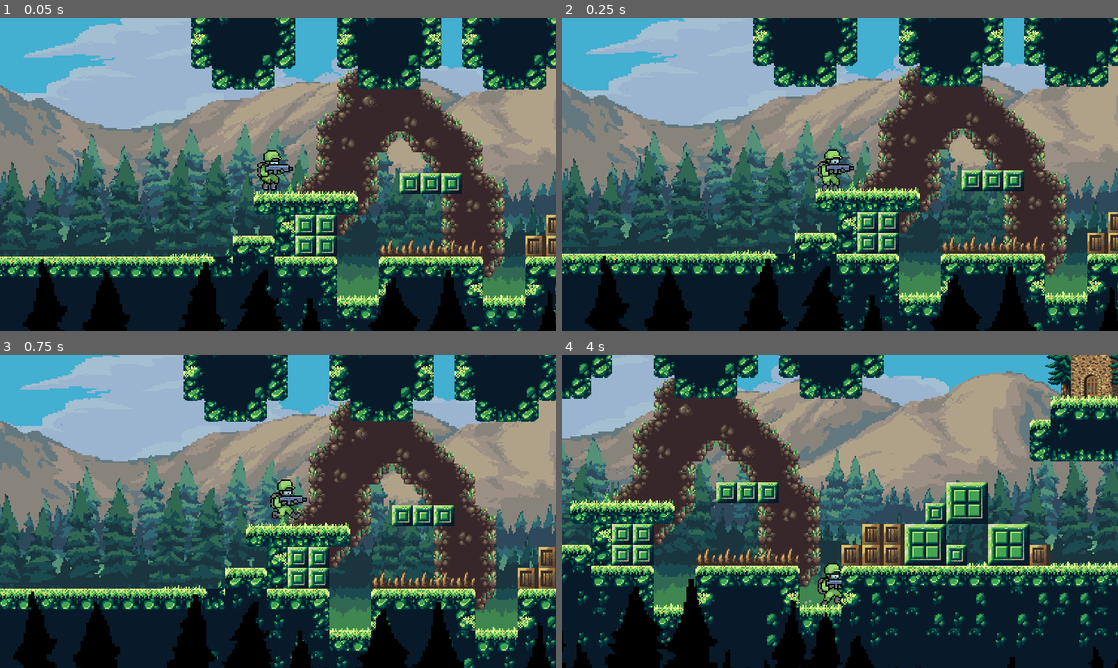
Above: before the commit, frames 1-4 (two rows, left to right).
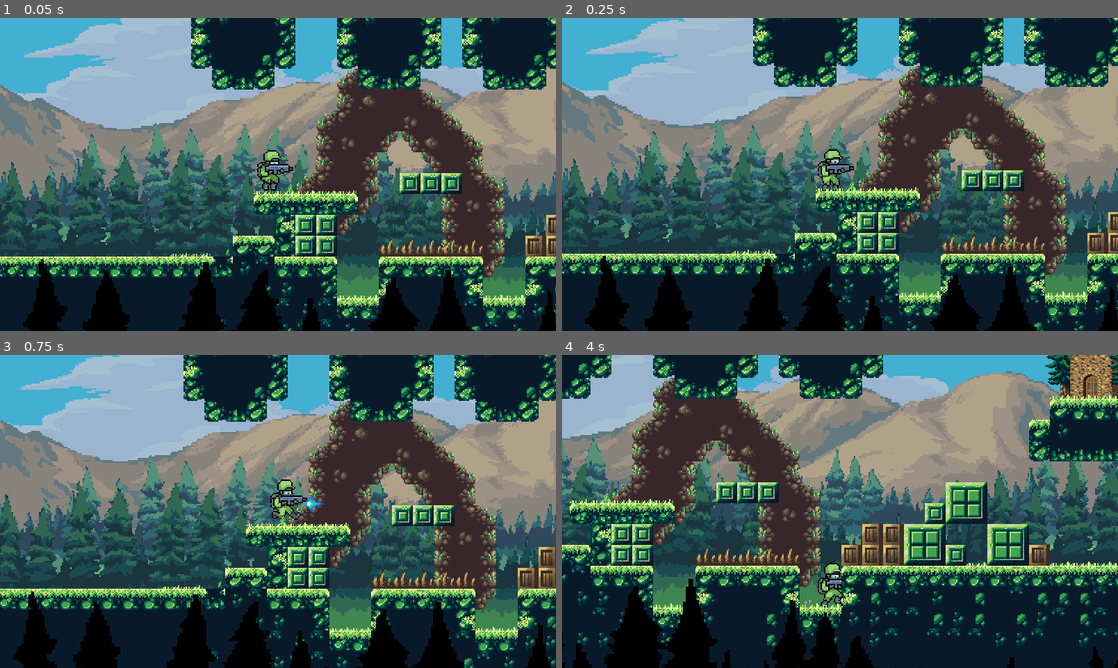
Above: after the commit, the same moments.

Repository: Giant-T/Astral-Souls
Game: Godot game, scene res://scenes/Tableaux_1.tscn
The game is run twice, just before and just after one commit, with the same random seed, the same clock (stepped at 60 frames per second) and the same inputs. The project has no main scene, so this scene is started directly.
Inputs:
- Up to frame 1 (0.05 s): no input
- Up to frame 2 (0.25 s): no input
- Up to frame 3 (0.75 s): tap Enter (ui_accept) at 0.5 s; hold D (droite) from 0.53 s (still down); hold J (tirer, bound only after the commit) from 0.53 s (still down)
- Up to frame 4 (4 s): tap Enter (ui_accept) at 0.77, 1.52, 3.02, 3.77 s; release J (tirer, bound only after the commit) at 1.28 s; tap J (tirer, bound only after the commit) at 1.35, 2.85 s; release D (droite) at 2.03 s; hold A (gauche) 2.03-2.78 s; hold J (tirer, bound only after the commit) 2.03-2.78 s; hold D (droite) from 2.78 s (still down); hold J (tirer, bound only after the commit) from 3.53 s (still down)

Frame 1 is identical in both runs. In frame 2, 0.1% of the frame differs, in the area x 0-96%, y 5-73%; in frame 3, 1.1%; in frame 4, 5.9%, in the area x 0-100%, y 0-100%.

Commit message:
Ajout tir basique(degueu)/Correction collision tilemap

Diff:
--- a/project.godot
+++ b/project.godot
@@ -59,6 +59,11 @@
 , Object(InputEventKey,"resource_local_to_scene":false,"resource_name":"","device":0,"alt":false,"shift":false,"control":false,"meta":false,"command":false,"pressed":false,"scancode":16777233,"unicode":0,"echo":false,"script":null)
  ]
 }
+tirer={
+"deadzone": 0.5,
+"events": [ Object(InputEventKey,"resource_local_to_scene":false,"resource_name":"","device":0,"alt":false,"shift":false,"control":false,"meta":false,"command":false,"pressed":false,"scancode":74,"unicode":0,"echo":false,"script":null)
+ ]
+}
 
 [physics]
 
--- /dev/null
+++ b/scenes/Balle.tscn
@@ -0,0 +1,37 @@
+[gd_scene load_steps=7 format=2]
+
+[ext_resource path="res://ressources/FX/bullet.png" type="Texture" id=1]
+[ext_resource path="res://scripts/Balle.gd" type="Script" id=2]
+
+[sub_resource type="AtlasTexture" id=1]
+atlas = ExtResource( 1 )
+region = Rect2( 0, 0, 16, 16 )
+
+[sub_resource type="AtlasTexture" id=2]
+atlas = ExtResource( 1 )
+region = Rect2( 16, 0, 16, 16 )
+
+[sub_resource type="SpriteFrames" id=3]
+animations = [ {
+"frames": [ SubResource( 1 ), SubResource( 2 ) ],
+"loop": true,
+"name": "default",
+"speed": 10.0
+} ]
+
+[sub_resource type="CapsuleShape2D" id=4]
+radius = 5.10697
+height = 16.135
+
+[node name="Balle" type="KinematicBody2D"]
+script = ExtResource( 2 )
+
+[node name="Sprite_balle" type="AnimatedSprite" parent="."]
+scale = Vector2( 2, 2 )
+frames = SubResource( 3 )
+frame = 1
+playing = true
+
+[node name="Collision_balle" type="CollisionShape2D" parent="."]
+rotation = 1.5708
+shape = SubResource( 4 )
--- a/scenes/Intro.tscn
+++ b/scenes/Intro.tscn
@@ -147,7 +147,7 @@
 position = Vector2( 795.64, 122.332 )
 scale = Vector2( 2, 2 )
 frames = SubResource( 10 )
-frame = 2
+frame = 3
 playing = true
 
 [connection signal="tween_completed" from="Boite_dialogue/Panneau/Tween" to="Boite_dialogue" method="_on_Tween_tween_completed"]
--- a/scenes/Joueur.tscn
+++ b/scenes/Joueur.tscn
@@ -1,13 +1,14 @@
-[gd_scene load_steps=24 format=2]
+[gd_scene load_steps=28 format=2]
 
 [ext_resource path="res://ressources/Joueur/Gunner_Green_Idle.png" type="Texture" id=1]
 [ext_resource path="res://scripts/Joueur.gd" type="Script" id=2]
 [ext_resource path="res://ressources/Joueur/Gunner_Green_Run.png" type="Texture" id=3]
 [ext_resource path="res://ressources/Joueur/Gunner_Green_Crouch.png" type="Texture" id=4]
 [ext_resource path="res://ressources/Joueur/Gunner_Green_Jump.png" type="Texture" id=5]
+[ext_resource path="res://ressources/FX/muzzle_flash.png" type="Texture" id=6]
 
 [sub_resource type="RectangleShape2D" id=1]
-extents = Vector2( 15.213, 30.5332 )
+extents = Vector2( 15, 30.5 )
 
 [sub_resource type="AtlasTexture" id=2]
 atlas = ExtResource( 1 )
@@ -30,48 +31,48 @@
 region = Rect2( 192, 0, 48, 48 )
 
 [sub_resource type="AtlasTexture" id=7]
-atlas = ExtResource( 3 )
+atlas = ExtResource( 5 )
 region = Rect2( 0, 0, 48, 48 )
 
 [sub_resource type="AtlasTexture" id=8]
-atlas = ExtResource( 3 )
+atlas = ExtResource( 5 )
 region = Rect2( 48, 0, 48, 48 )
 
 [sub_resource type="AtlasTexture" id=9]
 atlas = ExtResource( 3 )
-region = Rect2( 96, 0, 48, 48 )
+region = Rect2( 0, 0, 48, 48 )
 
 [sub_resource type="AtlasTexture" id=10]
 atlas = ExtResource( 3 )
-region = Rect2( 144, 0, 48, 48 )
+region = Rect2( 48, 0, 48, 48 )
 
 [sub_resource type="AtlasTexture" id=11]
 atlas = ExtResource( 3 )
-region = Rect2( 192, 0, 48, 48 )
+region = Rect2( 96, 0, 48, 48 )
 
 [sub_resource type="AtlasTexture" id=12]
 atlas = ExtResource( 3 )
+region = Rect2( 144, 0, 48, 48 )
+
+[sub_resource type="AtlasTexture" id=13]
+atlas = ExtResource( 3 )
+region = Rect2( 192, 0, 48, 48 )
+
+[sub_resource type="AtlasTexture" id=14]
+atlas = ExtResource( 3 )
 region = Rect2( 240, 0, 48, 48 )
 
-[sub_resource type="AtlasTexture" id=13]
+[sub_resource type="AtlasTexture" id=15]
 atlas = ExtResource( 4 )
 region = Rect2( 0, 0, 48, 48 )
 
-[sub_resource type="AtlasTexture" id=14]
+[sub_resource type="AtlasTexture" id=16]
 atlas = ExtResource( 4 )
 region = Rect2( 48, 0, 48, 48 )
 
-[sub_resource type="AtlasTexture" id=15]
+[sub_resource type="AtlasTexture" id=17]
 atlas = ExtResource( 4 )
 region = Rect2( 96, 0, 48, 48 )
-
-[sub_resource type="AtlasTexture" id=16]
-atlas = ExtResource( 5 )
-region = Rect2( 0, 0, 48, 48 )
-
-[sub_resource type="AtlasTexture" id=17]
-atlas = ExtResource( 5 )
-region = Rect2( 48, 0, 48, 48 )
 
 [sub_resource type="SpriteFrames" id=18]
 animations = [ {
@@ -80,20 +81,36 @@
 "name": "idle",
 "speed": 5.0
 }, {
-"frames": [ SubResource( 7 ), SubResource( 8 ), SubResource( 9 ), SubResource( 10 ), SubResource( 11 ), SubResource( 12 ) ],
+"frames": [ SubResource( 7 ), SubResource( 8 ) ],
+"loop": true,
+"name": "jump",
+"speed": 5.0
+}, {
+"frames": [ SubResource( 9 ), SubResource( 10 ), SubResource( 11 ), SubResource( 12 ), SubResource( 13 ), SubResource( 14 ) ],
 "loop": true,
 "name": "running",
 "speed": 10.0
 }, {
-"frames": [ SubResource( 13 ), SubResource( 14 ), SubResource( 15 ) ],
+"frames": [ SubResource( 15 ), SubResource( 16 ), SubResource( 17 ) ],
 "loop": false,
 "name": "crouch",
 "speed": 10.0
-}, {
-"frames": [ SubResource( 16 ), SubResource( 17 ) ],
+} ]
+
+[sub_resource type="AtlasTexture" id=19]
+atlas = ExtResource( 6 )
+region = Rect2( 0, 0, 16, 16 )
+
+[sub_resource type="AtlasTexture" id=20]
+atlas = ExtResource( 6 )
+region = Rect2( 16, 0, 16, 16 )
+
+[sub_resource type="SpriteFrames" id=21]
+animations = [ {
+"frames": [ SubResource( 19 ), SubResource( 20 ) ],
 "loop": true,
-"name": "jump",
-"speed": 5.0
+"name": "default",
+"speed": 7.0
 } ]
 
 [node name="Joueur" type="KinematicBody2D"]
@@ -101,14 +118,14 @@
 script = ExtResource( 2 )
 
 [node name="Collision_joueur" type="CollisionShape2D" parent="."]
-position = Vector2( -2.949, -0.946 )
+position = Vector2( -3, -1 )
 shape = SubResource( 1 )
 
 [node name="Sprite_joueur" type="AnimatedSprite" parent="."]
 scale = Vector2( 2, 2 )
 frames = SubResource( 18 )
 animation = "idle"
-frame = 4
+frame = 1
 playing = true
 
 [node name="Pieds" type="RayCast2D" parent="."]
@@ -116,3 +133,14 @@
 enabled = true
 cast_to = Vector2( 0, 9.921 )
 collide_with_areas = true
+
+[node name="Canon" type="Position2D" parent="."]
+position = Vector2( 48, -4 )
+
+[node name="Flash_canon" type="AnimatedSprite" parent="."]
+visible = false
+position = Vector2( 44, -4 )
+scale = Vector2( 2, 2 )
+frames = SubResource( 21 )
+frame = 1
+playing = true
--- /dev/null
+++ b/scripts/Balle.gd
@@ -0,0 +1,27 @@
+extends KinematicBody2D
+
+# Variables #
+var vitesse = 800
+var velocity = Vector2.ZERO
+
+func start(pos, est_tourne):
+	position = pos
+	if est_tourne:
+		velocity = Vector2(vitesse, 0).rotated(PI)
+	else:
+		velocity = Vector2(vitesse, 0)
+
+func _physics_process(delta):
+	mouvement(delta)
+
+# S'occupe du mouvement de la balle #
+func mouvement(delta):
+	var collision = move_and_collide(velocity * delta)
+	if collision:
+		if (collision.collider.has_method("hit")):
+			collision.collider.hit()
+		queue_free()
+
+# Lorsque la balle sort de l'ecran elle est detruite #
+func _on_VisibilityNotifier2D_screen_exited():
+	queue_free()
--- a/scripts/Joueur.gd
+++ b/scripts/Joueur.gd
@@ -1,25 +1,44 @@
 extends KinematicBody2D
 
-# Variables #
+# Variables en rapport au mouvement #
 var velocity = Vector2.ZERO
 var gravite = Vector2.ZERO
+export (int) var pv = 99
+export (int) var pv_max = 99
 export (int) var vitesse_saut = -900
 export (int) var vitesse_max = 250
 export (float) var deceleration = 0.88
 export (int) var acceleration = 40
 var est_au_sol = false
+var pieds_au_sol = false
 var accroupi = false
 var saute = false
 const UP_DIRECTION = Vector2(0, -1)
 
+# Variables en rapport au tir #
+const Balle = preload("res://scenes/Balle.tscn")
+var minuteur = null
+export (float) var delai_balle = 0.2
+var peut_tirer = true
+
+func _ready():
+	# Minuteur pour le delai de tir #
+	minuteur = Timer.new()
+	minuteur.set_one_shot(true)
+	minuteur.set_wait_time(delai_balle)
+	minuteur.connect("timeout", self, "on_timeout_complete")
+	add_child(minuteur)
+
 func _physics_process(delta):
+	collision_pieds_tilemap()
 	recevoir_input()
 	changer_animation()
 	changer_collision()
+	bouger_canon()
 	calc_gravite()
-	se_deplacer()
+	se_deplacer(delta)
 
-# Reçoit les inputs du joueur "
+# Reçoit les inputs du joueur #
 func recevoir_input():
 	if (Input.is_action_pressed("bas")):
 		accroupi = true
@@ -27,32 +46,45 @@
 	if (Input.is_action_just_released("bas")):
 		accroupi = false
 
-	if (Input.is_action_just_pressed("haut") && ($Pieds.is_colliding() || est_au_sol)):
+	if (Input.is_action_just_pressed("haut") && (pieds_au_sol || est_au_sol)):
 		saute = true
 
 	if (Input.is_action_pressed("droite")):
 		$Sprite_joueur.flip_h = false
+		$Flash_canon.flip_h = false
 		if !accroupi:
 			velocity.x += acceleration
 	elif (Input.is_action_pressed("gauche")):
 		$Sprite_joueur.flip_h = true
+		$Flash_canon.flip_h = true
 		if !accroupi:
 			velocity.x -= acceleration
 
-# Fonction qui calcul la gravité infliger au joueur "
+	if (Input.is_action_pressed("tirer")):
+		$Flash_canon.visible = true
+		tirer()
+	elif (Input.is_action_just_released("tirer")):
+		$Flash_canon.visible = false
+
+# Fonction qui calcul la gravité infliger au joueur #
 func calc_gravite():
-	if ($Pieds.is_colliding() || est_au_sol):
+	if (pieds_au_sol || est_au_sol):
 		gravite.y = 0
 		if saute:
+			accroupi = false
 			gravite.y = vitesse_saut
-			saute = false
+	elif (Input.is_action_just_released("haut") && saute):
+		saute = false
+		gravite.y /= 2
 	elif (is_on_ceiling()):
 		gravite.y = acceleration
 	else:
 		gravite.y += acceleration
+	if (gravite.y >= 0 && saute):
+		saute = false
 
 # Fonction qui gere les deplacements du joueur #
-func se_deplacer():
+func se_deplacer(delta):
 	if (velocity != Vector2.ZERO || gravite != Vector2.ZERO):
 		velocity.clamped(vitesse_max)
 		gravite.clamped(vitesse_max)
@@ -62,7 +94,7 @@
 		if (velocity.length() <= 15):
 			velocity = Vector2.ZERO
 
-# Fonction qui s'occupe de changer les animations du joueur "
+# Fonction qui s'occupe de changer les animations du joueur #
 func changer_animation():
 	if (gravite.y == 0):
 		if accroupi:
@@ -79,12 +111,51 @@
 # Fonction qui change la collision du joueur selon sa rotation/accroupi #
 func changer_collision():
 	if ($Sprite_joueur.flip_h):
-		$Collision_joueur.position.x = 2.668
+		$Collision_joueur.position.x = 3
 	else:
-		$Collision_joueur.position.x = -2.668
+		$Collision_joueur.position.x = -3
 	if accroupi:
-		$Collision_joueur.shape.extents.y = 28.569
-		$Collision_joueur.position.y = 1.073
+		$Collision_joueur.shape.extents.y = 28
+		$Collision_joueur.position.y = 1
 	elif (Input.is_action_just_released("bas") && gravite.y == 0):
-		$Collision_joueur.shape.extents.y = 30.533
-		$Collision_joueur.position.y = -0.946
+		$Collision_joueur.shape.extents.y = 30.5
+		$Collision_joueur.position.y = -1
+
+# Fonction qui bouge le canon du joueur selon sa rotaion/accroupi #
+func bouger_canon():
+	if (!$Sprite_joueur.flip_h):
+		$Canon.position.x = 48
+		$Flash_canon.position.x = 44
+	else:
+		$Canon.position.x = -48
+		$Flash_canon.position.x = -44
+
+	if ($Sprite_joueur.animation == "crouch" && $Sprite_joueur.frame == 2):
+		$Canon.position.y = 2
+		$Flash_canon.position.y = 2
+	else:
+		$Canon.position.y = -4
+		$Flash_canon.position.y = -4
+
+# S'execute lorsque le timer arrive a zero #
+func on_timeout_complete():
+	peut_tirer = true
+
+# Lorsque le joueur tire #
+func tirer():
+	if peut_tirer:
+		peut_tirer = false
+		var balle = Balle.instance()
+		balle.start($Canon.global_position, $Sprite_joueur.flip_h)
+		get_parent().add_child(balle)
+		minuteur.start()
+
+func collision_pieds_tilemap():
+	if $Pieds.is_colliding():
+		var collider = $Pieds.get_collider()
+		if collider is TileMap:
+			pieds_au_sol = true
+		else:
+			pieds_au_sol = false
+	else:
+		pieds_au_sol = false
Binary file added: ressources/FX/bullet.png
Not shown, added: ressources/FX/bullet.png.import
Binary file added: ressources/FX/muzzle_flash.png
Not shown, added: ressources/FX/muzzle_flash.png.import
